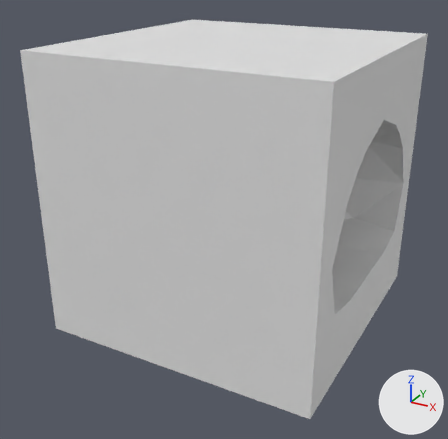
One commit to the Blender file Assets/Models/environment/winCave.blend: the scene before it, then after it.
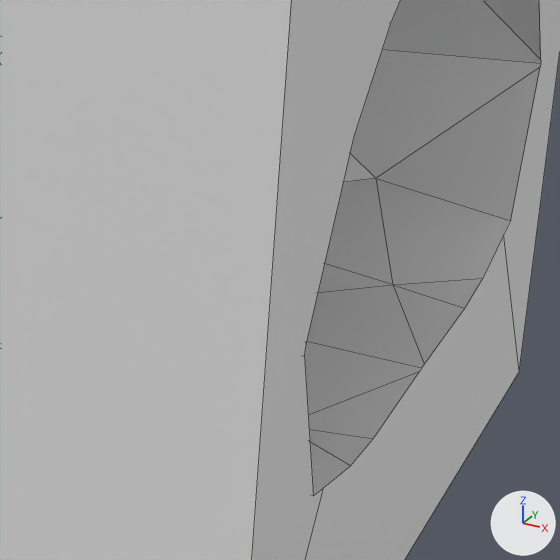
Each version appears first whole from a 50 mm lens placed at (-0.48, -7.47, 3.78), pointed at (-4.42, -0.3, 0.2), and next in a close-up on the part from 54% to 91% of the width and 37% to 76% of the height. Lighting does not change. The marker at lower right points along +X, +Y and +Z. The close-ups show mesh edges as thin lines.
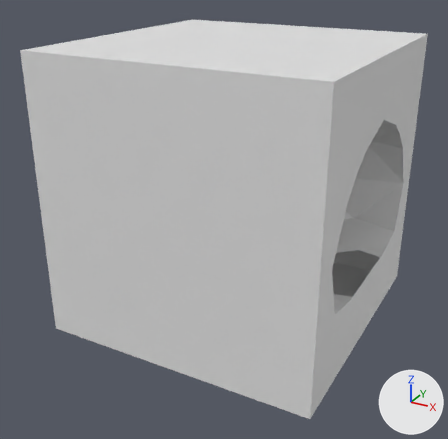
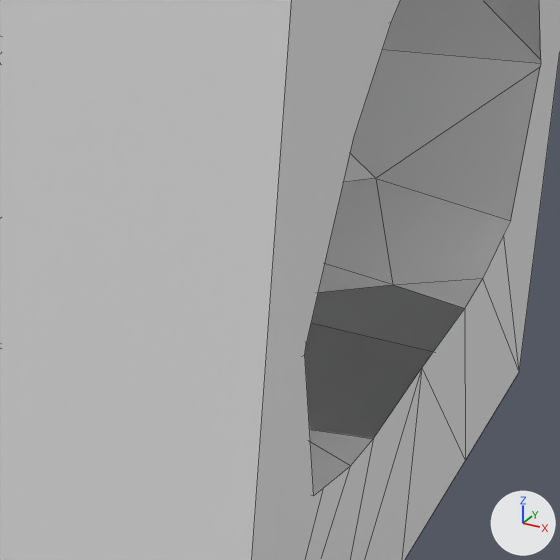
What differs and where, as boxes [x1, y1, x2, y2] in the close-ups (560 x 560 px):
part 1 of me_cube_001, built on
    both: [305, 235, 519, 560]

The change, as a list of edits to the scene's bpy script:
```text
Change me_cube_001:
    where me_cube_001.from_pydata(...)  # 52 vertices, 55 faces; spans x -1.0..1.0, y -1.0..1.0, z -1.0..1.0
    used by ob_cube; location = (-4.318, 0.0, 0.687); scale = (1.96, 1.96, 1.96)
    verts and faces of me_cube_001; kept vertices keep their numbers, new ones are numbered from 52
    before: 0 (-1.0, -1.0, -1.0), 3 (-1.0, 1.0, -1.0), 7 (1.0, -1.0, -1.0), 11 (1.0, 1.0, -1.0) at pixel (519, 371), 13 (0.82, -0.36, -0.51)
    before: 14 (0.42, 0.0, -0.51), 16 (0.82, 0.36, -0.51) at pixel (392, 284), 28 (1.0, -0.63, -0.46) at pixel (323, 487), 30 (1.0, 0.63, -0.46) at pixel (503, 234), 45 (1.0, 0.46, -0.5) at pixel (482, 278)
    before: 46 (1.0, 0.32, -0.51) at pixel (464, 308), 47 (1.0, -0.46, -0.5) at pixel (350, 465), 48 (1.0, -0.32, -0.51) at pixel (373, 438), 49 (1.0, 0.02, -0.51) at pixel (424, 364), 50 (1.0, 0.0, -0.51) at pixel (421, 367)
    before: 51 (1.0, -0.02, -0.51) at pixel (419, 371)
    me_cube_001 part 1
    add delete_vertices([49, 51])  # with the faces that use them
    add delete_faces([(0, 3, 11, 7)])
    add verts[52] = (1.0, -0.5, -1.0)
    add verts[53] = (1.0, 0.0, -1.0)
    add verts[54] = (1.0, 0.5, -1.0)  # pixel (465, 460)
    add edges += [(14, 50)]
    add faces += [(0, 3, 11, 54, 53, 52, 7), (7, 47, 28), (7, 52, 48, 47), (48, 52, 50), (50, 52, 53), (50, 53, 54)]
    add faces += [(46, 50, 54), (11, 45, 46, 54), (11, 30, 45)]
```
